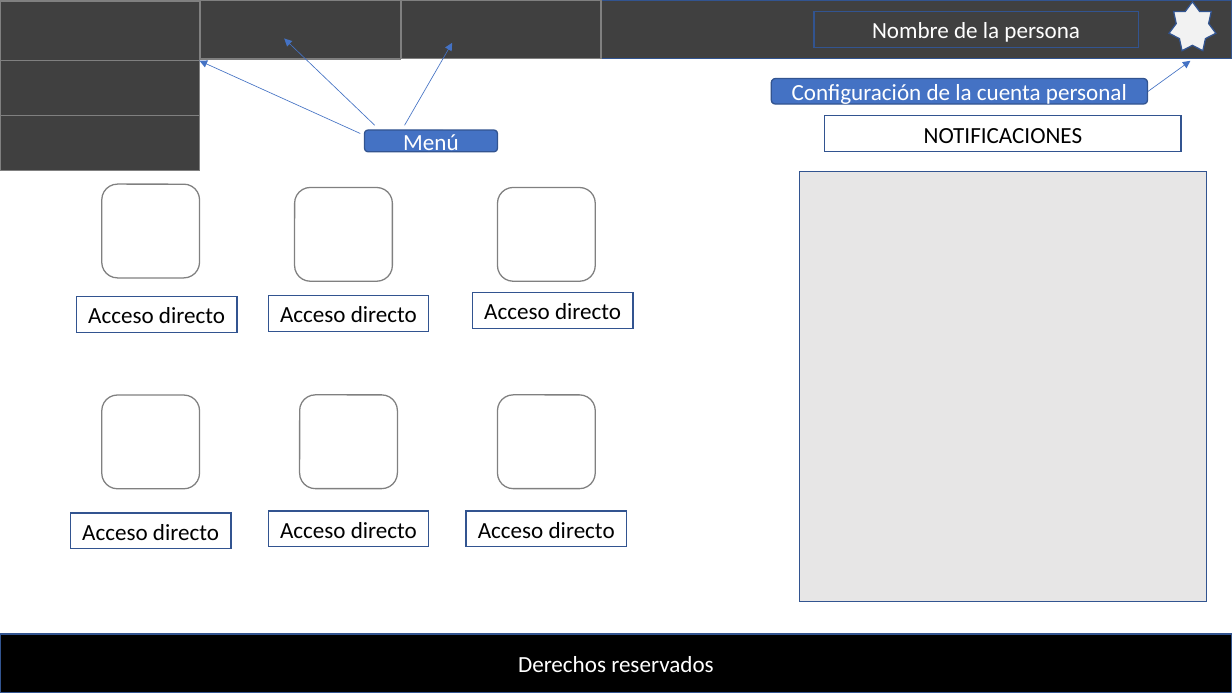
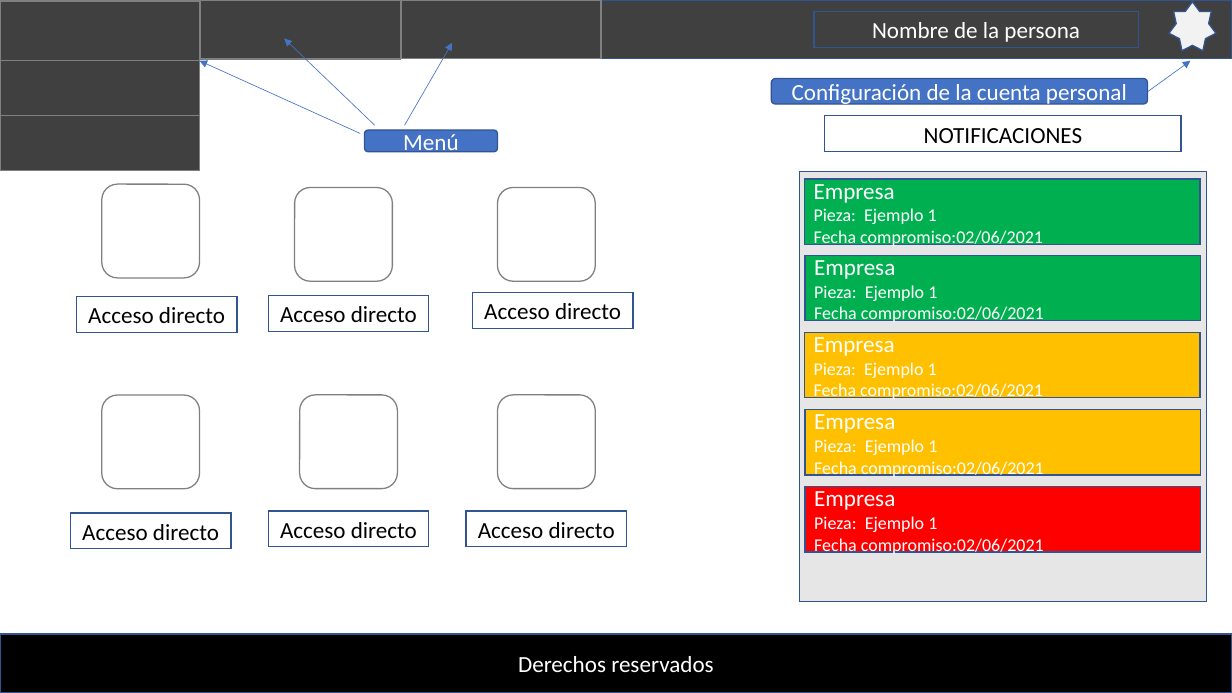
Before and after one commit to aodvmake/practica, a slide deck: slide 2 of wireframe.pptx. Drawn at 1232x693 pixels with LibreOffice and Linux fonts; fonts in the diff are those of the drawing. Boxes give left, top, right and bottom in pixels: in the first picture for what was removed or moved away, otherwise in the second. Text is boxed around its words. In the diff, an @@ line names an element or a change of style, - is before the commit and + after.

Commit message:
Cambio
notificaciones

```diff
--- a/wireframe.pptx
+++ b/wireframe.pptx
@@ rectangle added at [805,179,1201,245], fill #00B050, outline #325491 1 pt, 14 pt, text #FFFFFF @@
+Empresa
+Pieza: Ejemplo 1
+Fecha compromiso:02/06/2021
@@ rectangle added at [805,255,1201,321], fill #00B050, outline #325491 1 pt, 14 pt, text #FFFFFF @@
+Empresa
+Pieza: Ejemplo 1
+Fecha compromiso:02/06/2021
@@ rectangle added at [805,333,1201,398], fill #FFC000, outline #325491 1 pt, 14 pt, text #FFFFFF @@
+Empresa
+Pieza: Ejemplo 1
+Fecha compromiso:02/06/2021
@@ rectangle added at [805,409,1201,475], fill #FFC000, outline #325491 1 pt, 14 pt, text #FFFFFF @@
+Empresa
+Pieza: Ejemplo 1
+Fecha compromiso:02/06/2021
@@ rectangle added at [805,486,1201,552], fill #FF0000, outline #325491 1 pt, 14 pt, text #FFFFFF @@
+Empresa
+Pieza: Ejemplo 1
+Fecha compromiso:02/06/2021
```
